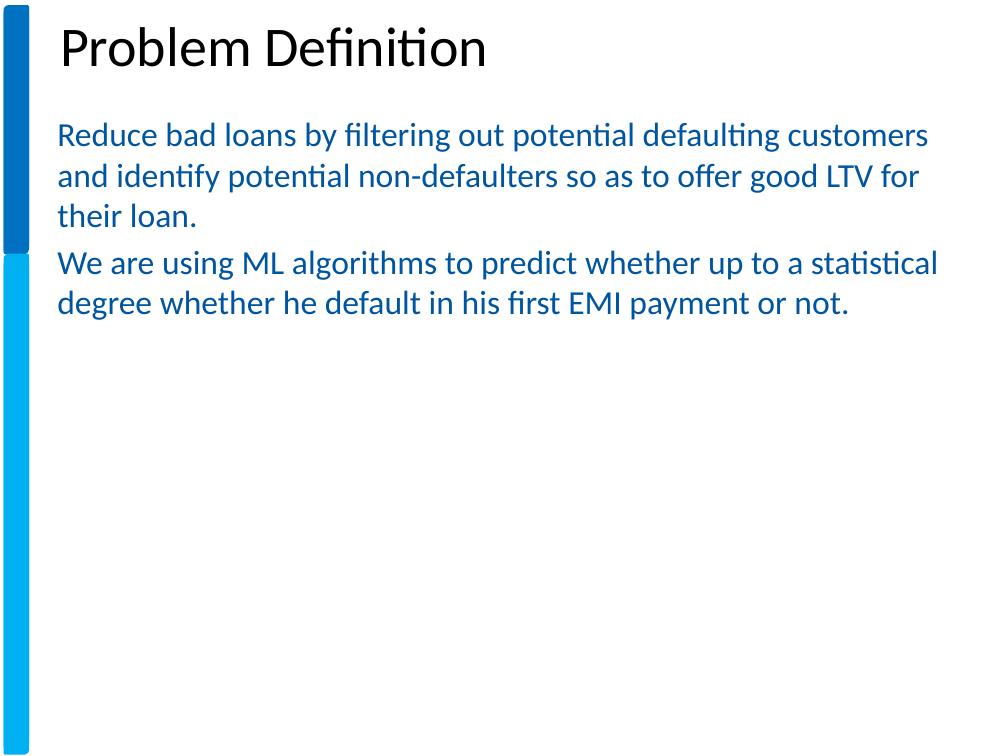
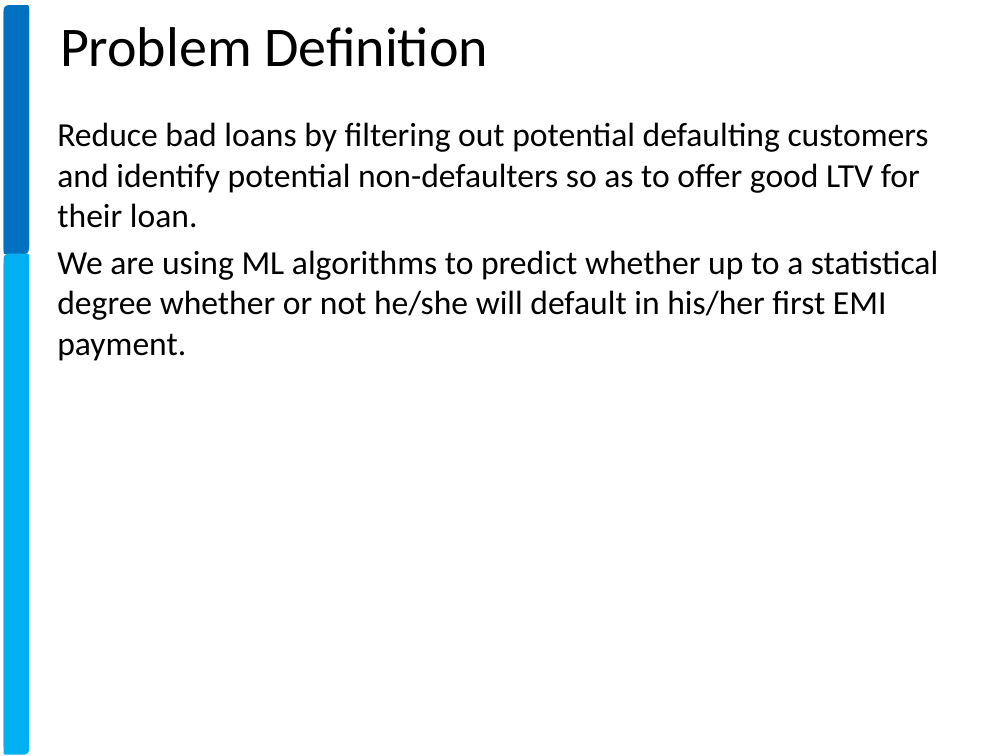
Before and after one commit to xavierigneous/Vehicle-Loan-Default-Prediction, a slide deck: slide 3 of Pravin Kumar/Vehicle Loan Default Prediction.pptx. Drawn at 1008x756 pixels with LibreOffice and Linux fonts; fonts in the diff are those of the drawing; background and template pictures are left out. Boxes give left, top, right and bottom in pixels: in the first picture for what was removed or moved away, otherwise in the second. Text is boxed around its words. In the diff, an @@ line names an element or a change of style, - is before the commit and + after.

```diff
--- a/Pravin Kumar/Vehicle Loan Default Prediction.pptx
+++ b/Pravin Kumar/Vehicle Loan Default Prediction.pptx
@@ text at (57, 122, 929, 228): text colour #0055A0 to #000000 in "Reduce bad loans by filtering out potential ..." @@
@@ text at (57, 250, 938, 361): text changed; text colour #0055A0 to #000000 @@
-We are using ML algorithms to predict whether up to a statistical degree whether he default in his first EMI payment or not.
+We are using ML algorithms to predict whether up to a statistical degree whether or not he/she will default in his/her first EMI payment.
```
Also in this commit, not shown: 6 other slides changed, 8 slides added, 5 slides removed, 3 other files.
